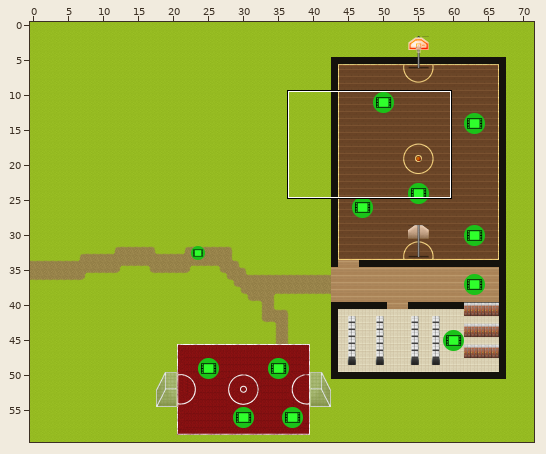
An edit to a level. Tiled map (JSON), optimized/maps/sport.json. The first picture is a wide view before the edit; the outline marks the close-up.
Close-up. As it was:
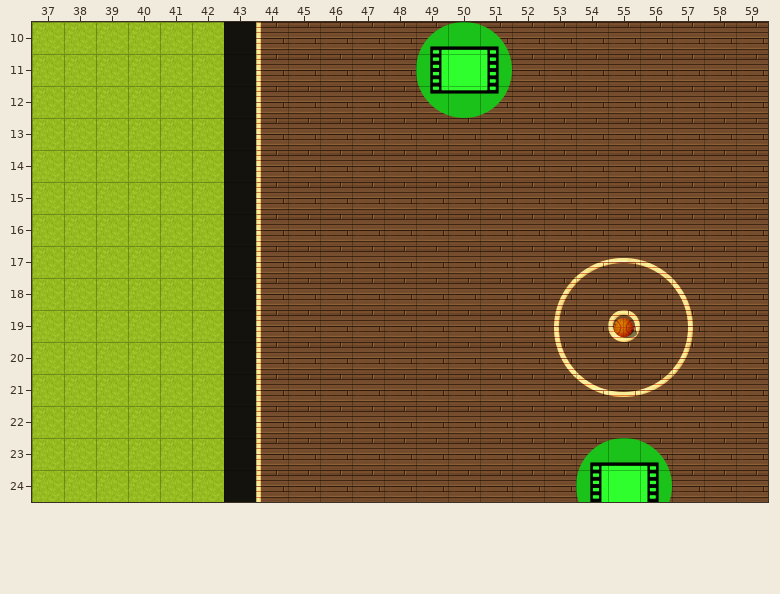
Cells are 32x32 px. Shown: x 37..59, y 10..24. The commit also changed other parts of the map, which this record leaves out.
The result:
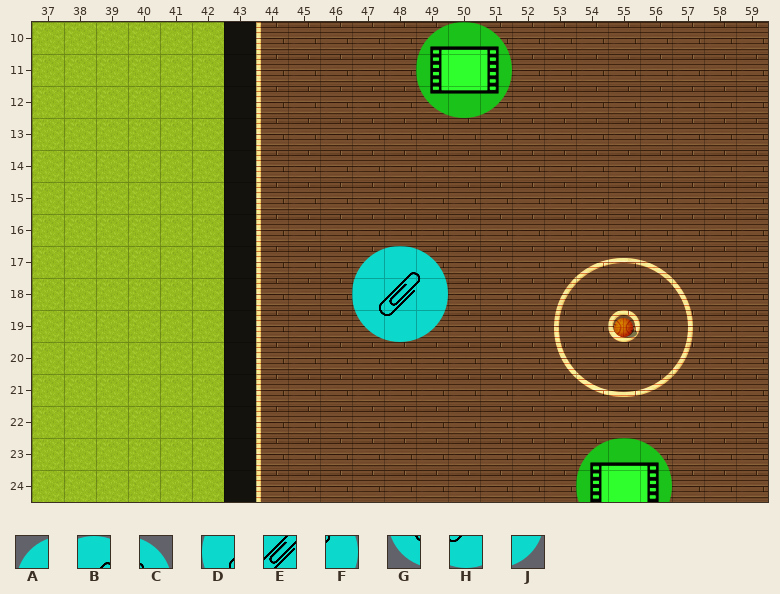
Key: from "Icons": A 33, B 34, C 35, D 44, E 45, F 46, G 55, H 56, J 57.
_ is an empty cell.
Tiles of an added or newly shown layer are drawn over the layers below it.
Difference:
Layer "Website2" (added):
There is now tile A in row 17 at x 47.
There is now tile B in row 17 at x 48.
There is now tile C in row 17 at x 49.
There is now tile D in row 18 at x 47.
There is now tile E in row 18 at x 48.
There is now tile F in row 18 at x 49.
There is now tile G in row 19 at x 47.
There is now tile H in row 19 at x 48.
There is now tile J in row 19 at x 49.
Where, in picture pixels (left, top, right, bottom), the same in both close-ups:
added: (352, 246, 448, 342)
